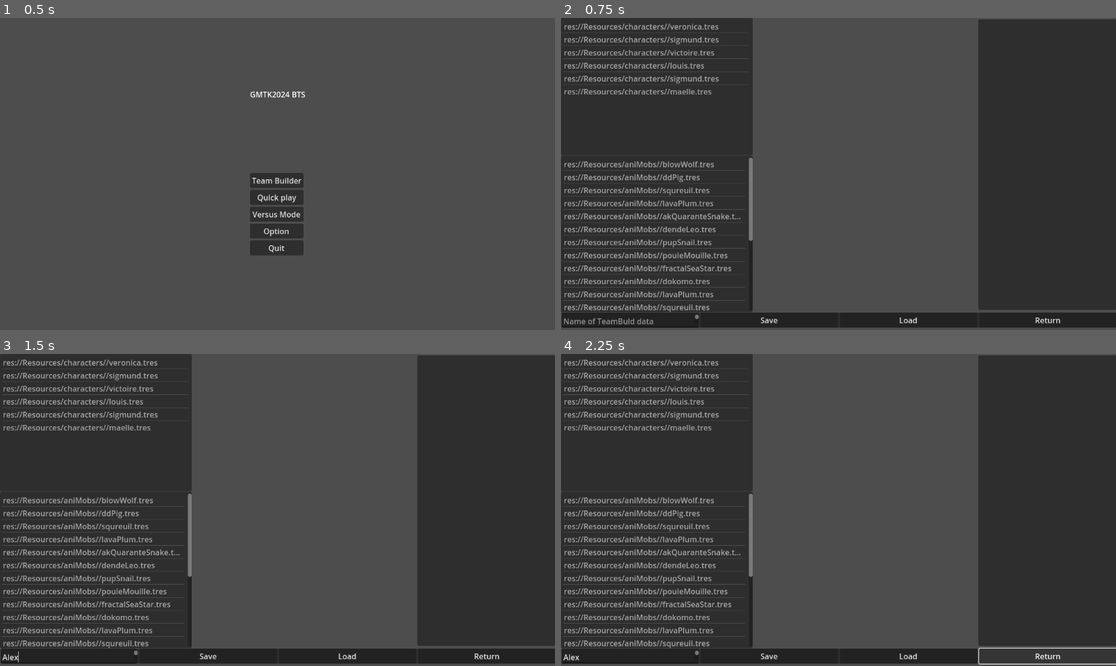
Above: before the commit, frames 1-4 (two rows, left to right).
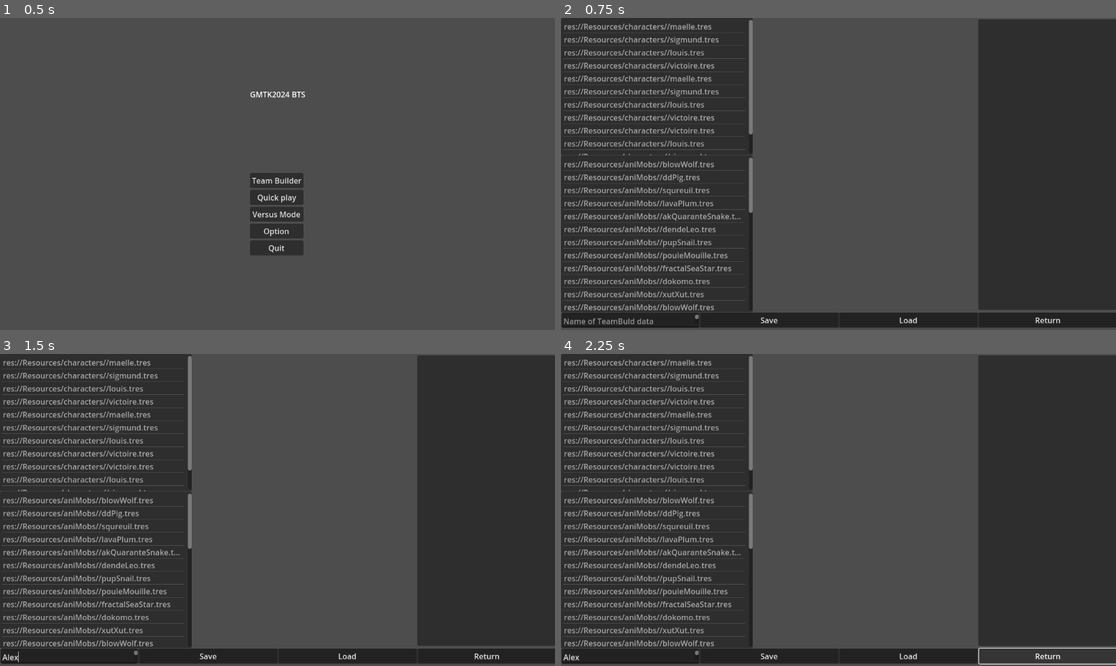
Above: after the commit, the same moments.

Repository: sassani134/GMTK2024_BTS
Game: Godot game, scene res://Scenes/start_scene.tscn
The game is run twice, just before and just after one commit, with the same random seed, the same clock (stepped at 60 frames per second) and the same inputs. The project has no main scene, so this scene is started directly.
Inputs (mouse positions are in pixels of both pictures, inside the frame that each line leads up to):
- Up to frame 1 (0.5 s): no input
- Up to frame 2 (0.75 s): click "Team Builder" at 0.5 s
- Up to frame 3 (1.5 s): click (66, 656) at 1.27 s; type "Alex" at 1.35 s
- Up to frame 4 (2.25 s): click "Return" at 2 s

Frame 1 is identical in both runs. In frame 2, 2.0% of the frame differs, in the area x 0-35%, y 0-95%; in frame 3, 2.0%; in frame 4, 2.0%.

Commit message:
Add signals and moves some panels

Diff:
--- a/Scenes/team_build_scene.tscn
+++ b/Scenes/team_build_scene.tscn
@@ -18,9 +18,15 @@
 layout_mode = 1
 offset_right = 398.0
 offset_bottom = 285.0
-item_count = 2
-item_0/text = "res://Resources/characters//veronica.tres"
+item_count = 8
+item_0/text = "res://Resources/characters//maelle.tres"
 item_1/text = "res://Resources/characters//sigmund.tres"
+item_2/text = "res://Resources/characters//louis.tres"
+item_3/text = "res://Resources/characters//victoire.tres"
+item_4/text = "res://Resources/characters//maelle.tres"
+item_5/text = "res://Resources/characters//sigmund.tres"
+item_6/text = "res://Resources/characters//louis.tres"
+item_7/text = "res://Resources/characters//victoire.tres"
 script = ExtResource("1_q1l3r")
 
 [node name="Panel" type="Panel" parent="ItemListCharacter"]
@@ -37,7 +43,7 @@
 offset_right = 398.0
 offset_bottom = -37.0
 grow_vertical = 2
-item_count = 10
+item_count = 22
 item_0/text = "res://Resources/aniMobs//blowWolf.tres"
 item_1/text = "res://Resources/aniMobs//ddPig.tres"
 item_2/text = "res://Resources/aniMobs//squreuil.tres"
@@ -48,14 +54,32 @@
 item_7/text = "res://Resources/aniMobs//pouleMouille.tres"
 item_8/text = "res://Resources/aniMobs//fractalSeaStar.tres"
 item_9/text = "res://Resources/aniMobs//dokomo.tres"
+item_10/text = "res://Resources/aniMobs//xutXut.tres"
+item_11/text = "res://Resources/aniMobs//blowWolf.tres"
+item_12/text = "res://Resources/aniMobs//ddPig.tres"
+item_13/text = "res://Resources/aniMobs//squreuil.tres"
+item_14/text = "res://Resources/aniMobs//lavaPlum.tres"
+item_15/text = "res://Resources/aniMobs//akQuaranteSnake.tres"
+item_16/text = "res://Resources/aniMobs//dendeLeo.tres"
+item_17/text = "res://Resources/aniMobs//pupSnail.tres"
+item_18/text = "res://Resources/aniMobs//pouleMouille.tres"
+item_19/text = "res://Resources/aniMobs//fractalSeaStar.tres"
+item_20/text = "res://Resources/aniMobs//dokomo.tres"
+item_21/text = "res://Resources/aniMobs//xutXut.tres"
 script = ExtResource("1_xd08l")
 
-[node name="TabContainer" type="TabContainer" parent="ItemListAnimob"]
+[node name="TabContainer" type="TabBar" parent="ItemListAnimob"]
 layout_mode = 0
 offset_left = 401.0
 offset_top = -1.0
 offset_right = 864.0
 offset_bottom = 320.0
+
+[node name="Panel" type="Panel" parent="ItemListAnimob/TabContainer"]
+layout_mode = 2
+anchor_right = 1.0
+anchor_bottom = 1.0
+offset_top = 31.0
 
 [node name="ItemListFinal" type="ItemList" parent="."]
 layout_mode = 0
@@ -70,3 +94,6 @@
 offset_top = -36.0
 offset_right = 1.0
 offset_bottom = -5.0
+
+[connection signal="item_selected" from="ItemListCharacter" to="." method="_on_item_list_character_item_selected"]
+[connection signal="item_selected" from="ItemListAnimob" to="." method="_on_item_list_animob_item_selected"]
